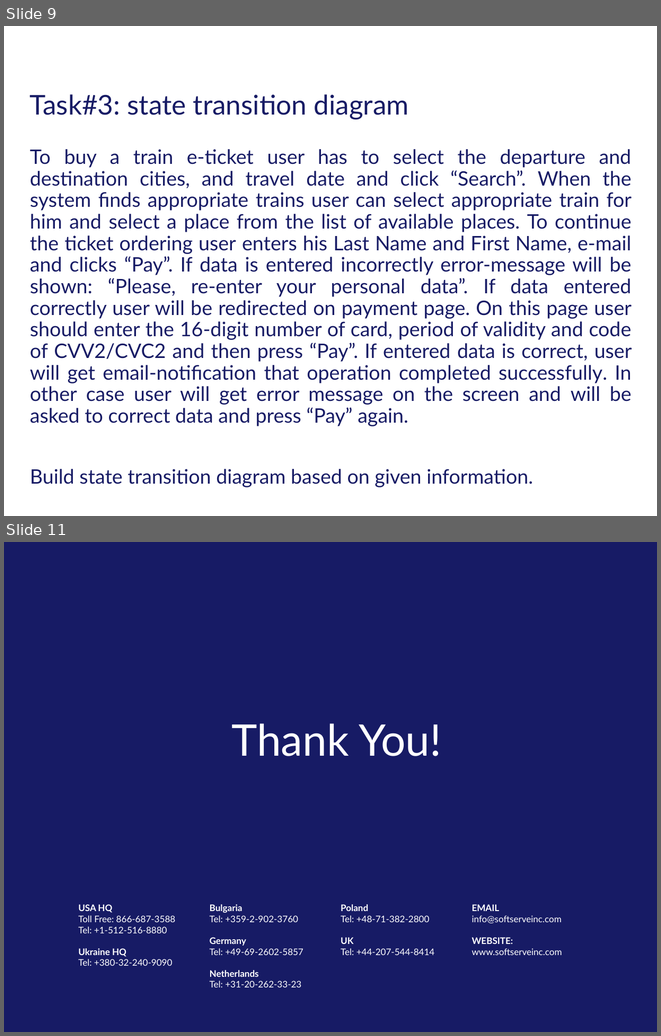
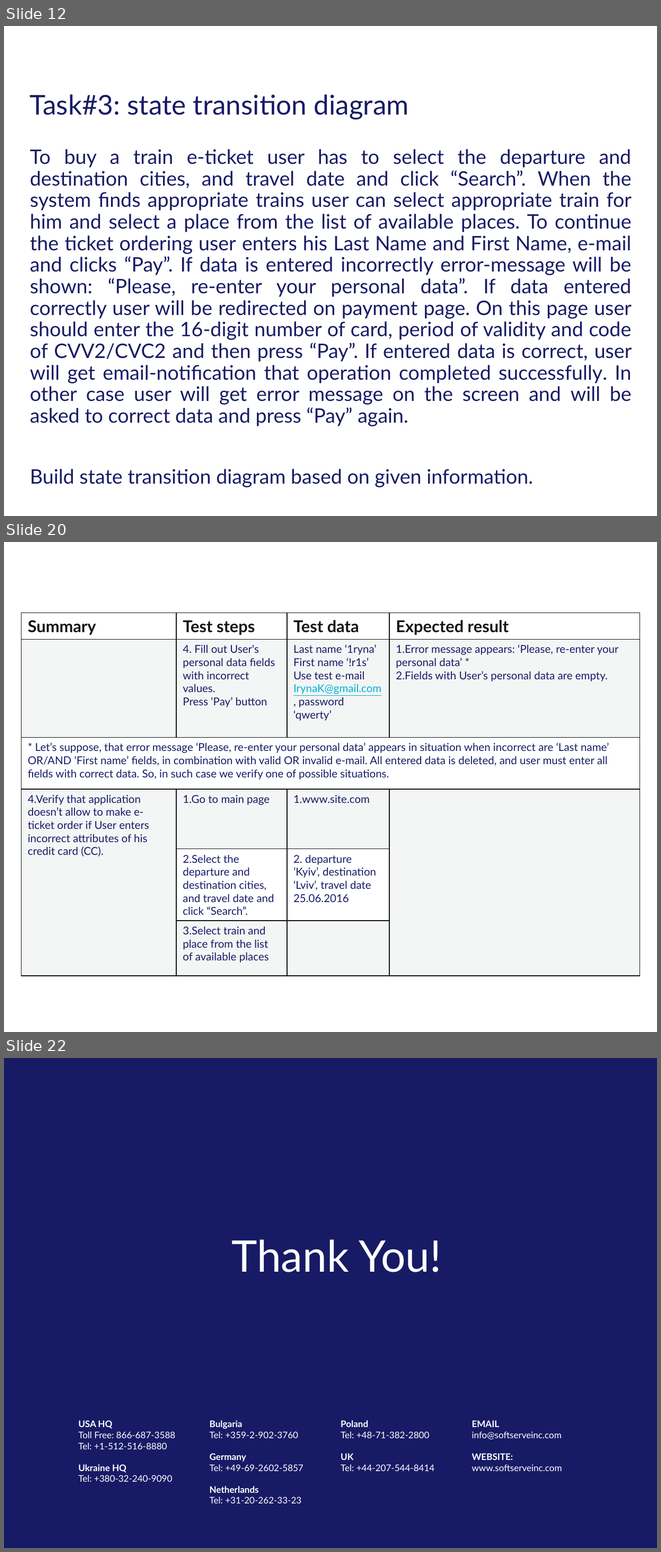
Before and after one commit to VikaSvyryd/HomeWorks, a slide deck: HW4 TDT.pptx. Shown one above the other, each under a label of ours: slides 9 and 11 before the commit, slides 12, 20 and 22 after it; the slides between them are not shown. The pictures are 661x1036 and 661x1552 pixels, drawn with LibreOffice and Linux fonts; fonts in the diff are those of the drawing; background and template pictures are left out. Boxes give left, top, right and bottom in pixels: in the first picture for what was removed or moved away, otherwise in the second. Text is boxed around its words. In the diff, an @@ line names an element or a change of style, - is before the commit and + after.

```diff
--- a/HW4 TDT.pptx
+++ b/HW4 TDT.pptx
@@ slide 20 added at bbox=[4, 542, 657, 1032], background #FFFFFF @@
@@ table added at bbox=[21, 612, 639, 975], 6 rows, 4 columns @@
+Summary | Test steps | Test data | Expected result
+ | 4. Fill out User's personal data fields with incorrect values. / Press ‘Pay’ button | Last name ‘1ryna’ / First name ‘!r1s’ / Use test e-mail / IrynaK@gmail.com, password ‘qwerty’ | 1.Error message appears: ‘Please, re-enter your personal data’ * / 2.Fields with User’s personal data are empty.
+* Let’s suppose, that error message ‘Please, re-enter your personal data’ appears in situation when incorrect are ‘Last name’ OR/AND ‘First name’ fields, in combination with valid OR invalid e-mail. All entered data is deleted, and user must enter all fields with correct data. So, in such case we verify one of possible situations. |  |  | 
+4.Verify that application doesn’t allow to make e-ticket order if User enters incorrect attributes of his credit card (CC). | 1.Go to main page | 1.www.site.com | 
+ | 2.Select the departure and destination cities, and travel date and click “Search”. | 2. departure ’Kyiv’, destination ‘Lviv’, travel date 25.06.2016 | 
+ | 3.Select train and place from the list of available places |  | 
@@ what was slide 9 is now slide 12 @@
@@ what was slide 11 is now slide 22 @@
```
Also in this commit, not shown: 4 slides changed, 11 other slides added, 1 slide removed.
